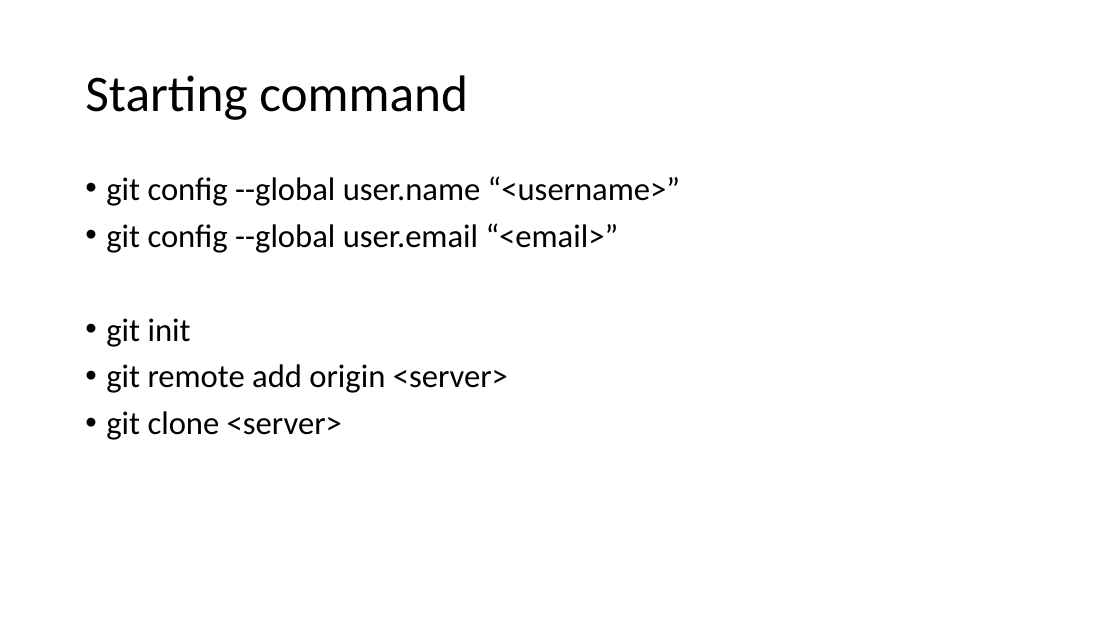
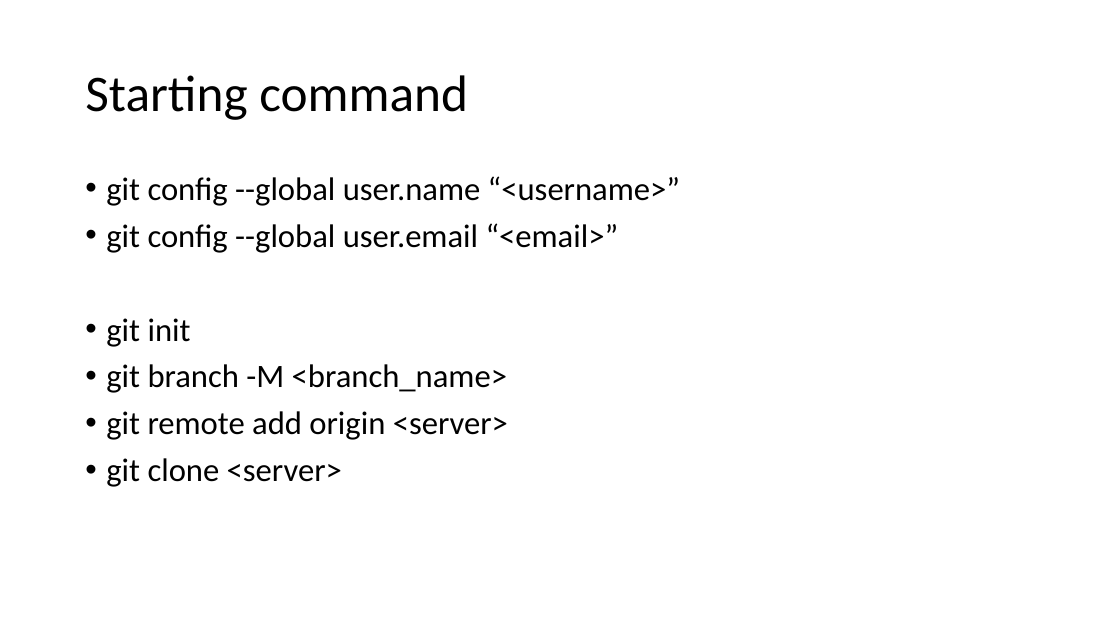
Before and after one commit to oyviktorisa/mobile-programming-2020.2, a slide deck: slide 3 of Intro to Git.pptx. Drawn at 1120x630 pixels with LibreOffice and Linux fonts; fonts in the diff are those of the drawing. Boxes give left, top, right and bottom in pixels: in the first picture for what was removed or moved away, otherwise in the second. Text is boxed around its words. In the diff, an @@ line names an element or a change of style, - is before the commit and + after.

```diff
--- a/Intro to Git.pptx
+++ b/Intro to Git.pptx
@@ text at [106, 364, 507, 393]: paragraph added @@
+• git branch -M <branch_name>
```
Also in this commit, not shown: 1 other slide changed.
